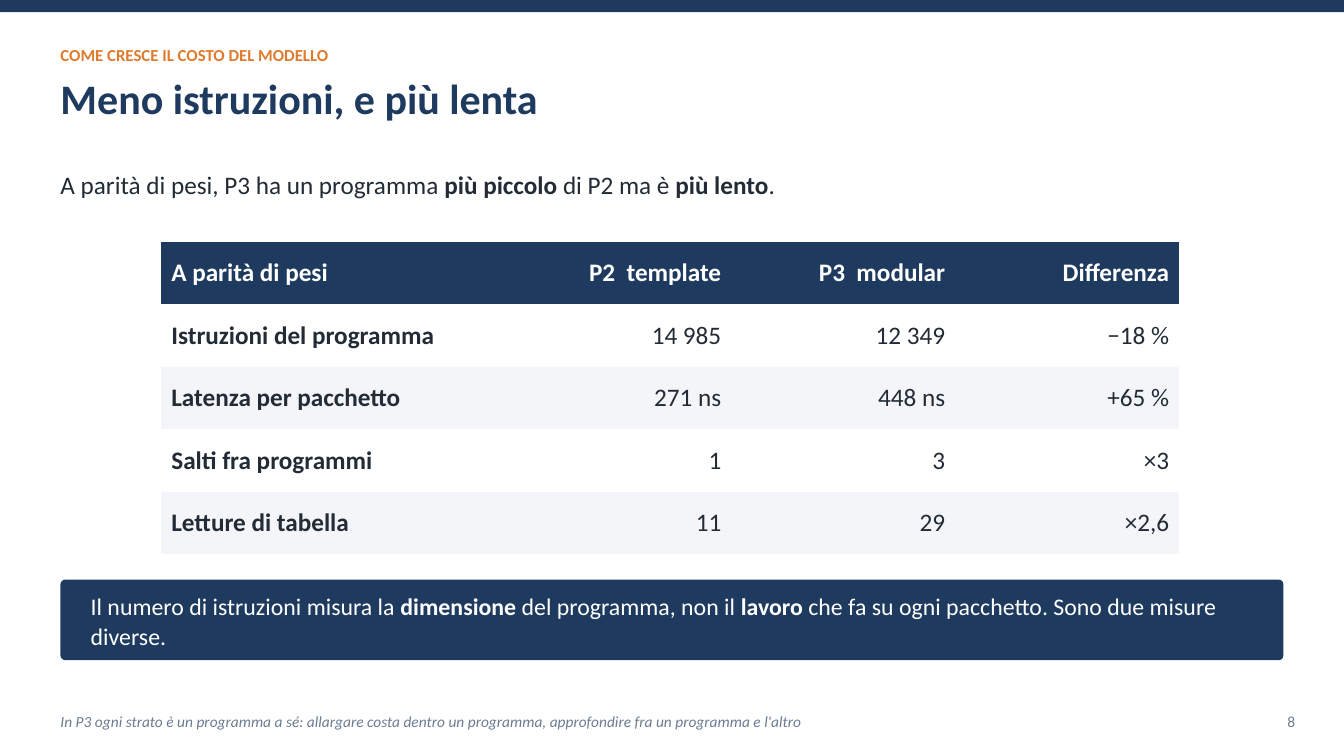
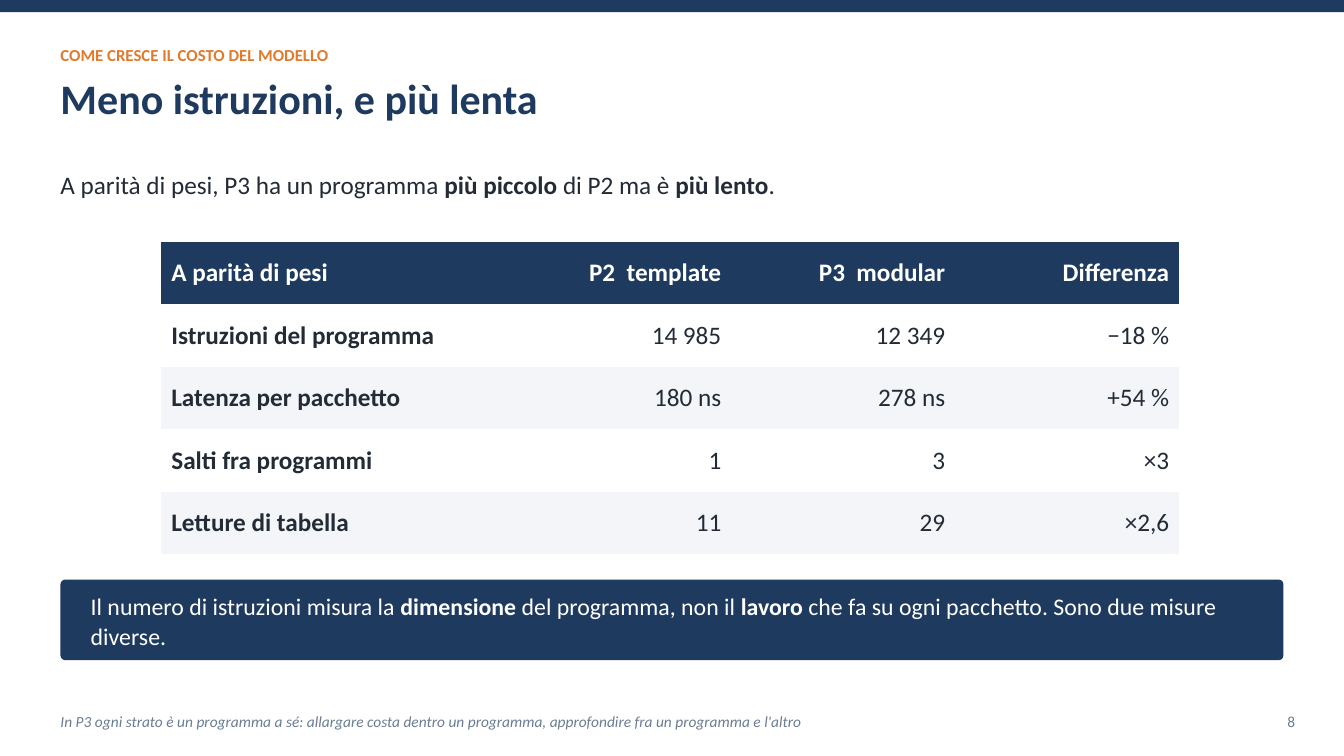
Before and after one commit to ettore-cantile/ipa_lab, a slide deck: slide 8 of docs/Inferenza di una rete neurale nel kernel Linux con eBPF XDP.pptx. Drawn at 1344x756 pixels with LibreOffice and Linux fonts; fonts in the diff are those of the drawing. Boxes give left, top, right and bottom in pixels: in the first picture for what was removed or moved away, otherwise in the second. Text is boxed around its words. In the diff, an @@ line names an element or a change of style, - is before the commit and + after.

```diff
--- a/docs/Inferenza di una rete neurale nel kernel Linux con eBPF XDP.pptx
+++ b/docs/Inferenza di una rete neurale nel kernel Linux con eBPF XDP.pptx
@@ table at box(161, 242, 1179, 555) @@
-row 3: Latenza per pacchetto | 271 ns | 448 ns | +65 %
+row 3: Latenza per pacchetto | 180 ns | 278 ns | +54 %
```
Also in this commit, not shown: 8 other slides changed, 3 other files.
